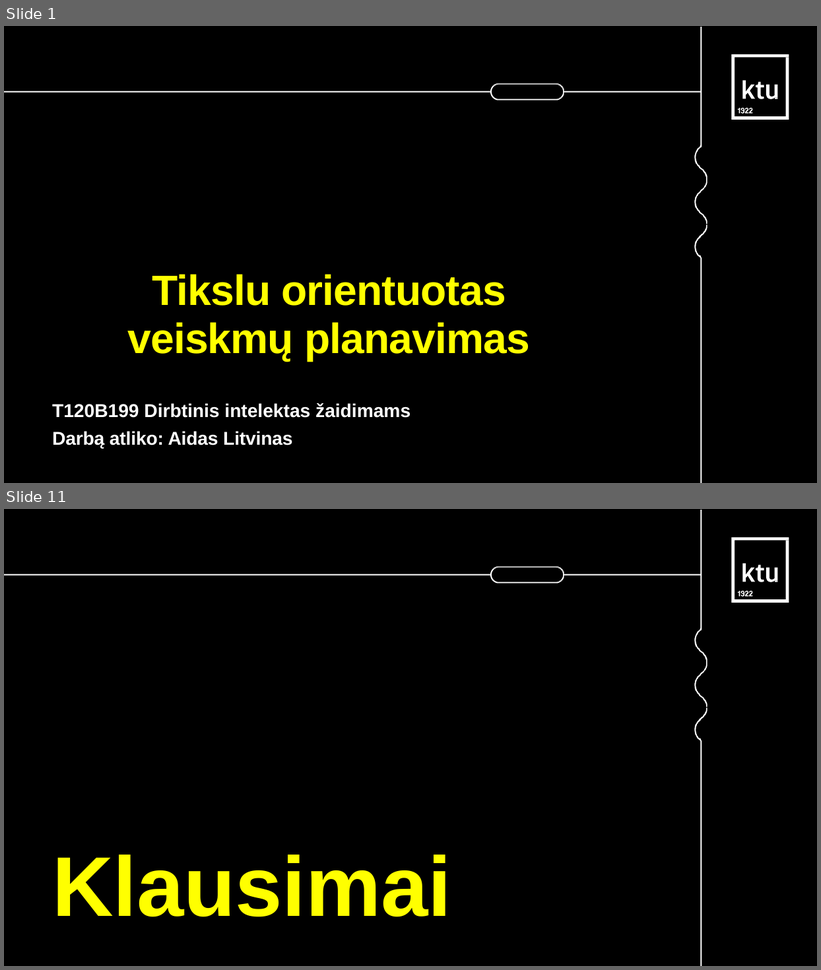
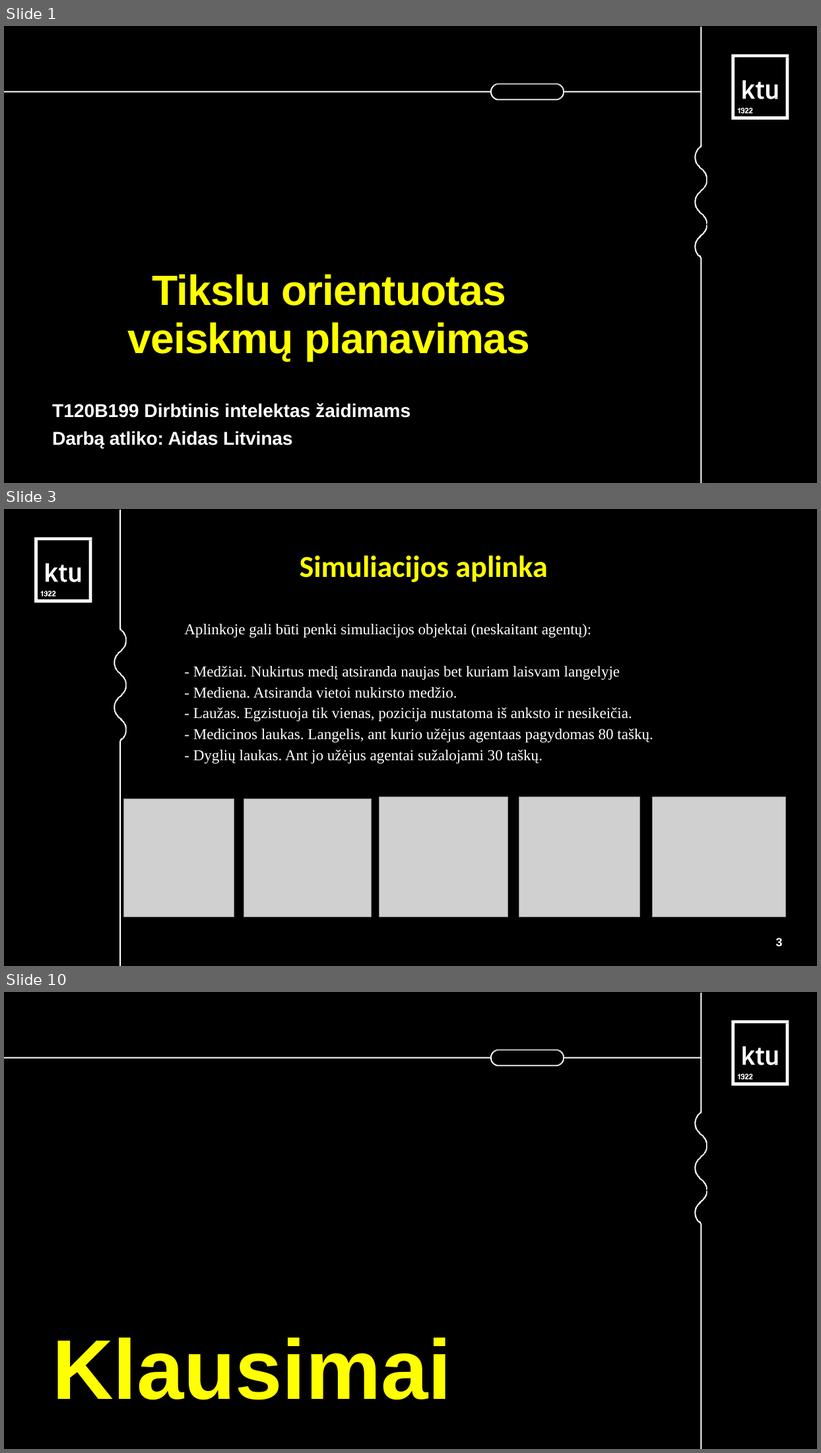
Before and after one commit to AidasLit/Hex-game-uni, a slide deck: documents/GOAP-AI.odp. Shown one above the other, each under a label of ours: slides 1 and 11 before the commit, slides 1, 3 and 10 after it; the slides between them are not shown. The pictures are 821x970 and 821x1453 pixels, drawn with LibreOffice and Linux fonts; fonts in the diff are those of the drawing; grey boxes stand for pictures. Boxes give left, top, right and bottom in pixels: in the first picture for what was removed or moved away, otherwise in the second. Text is boxed around its words. In the diff, an @@ line names an element or a change of style, - is before the commit and + after.

```diff
--- a/documents/GOAP-AI.odp
+++ b/documents/GOAP-AI.odp
@@ slide 3 added at (4,509,817,966), background #FFFFFF; not listed: 1 template element that a slide beside it also shows @@
@@ freeform shape added at (114,510,127,966), fill #FFFFFF @@
@@ freeform shape added at (34,537,92,602), fill #FFFFFF @@
@@ title added at (300,555,547,582), 36 pt, text #FFFF00, bold @@
+Simuliacijos aplinka
@@ text added at (184,624,653,764), 18 pt, text #FFFFFF @@
+Aplinkoje gali būti penki simuliacijos objektai (neskaitant agentų):
+- Medžiai. Nukirtus medį atsiranda naujas bet kuriam laisvam langelyje
+- Mediena. Atsiranda vietoi nukirsto medžio.
+- Laužas. Egzistuoja tik vienas, pozicija nustatoma iš anksto ir nesikeičia.
+- Medicinos laukas. Langelis, ant kurio užėjus agentaas pagydomas 80 taškų.
+- Dyglių laukas. Ant jo užėjus agentai sužalojami 30 taškų.
@@ picture added at (124,799,234,917) @@
@@ picture added at (244,799,372,917) @@
@@ picture added at (380,797,508,917) @@
@@ picture added at (519,797,640,917) @@
@@ picture added at (652,797,786,917) @@
@@ page number added at (776,938,783,947), 14 pt, text #FFFFFF, bold @@
+3
@@ what was slide 11 is now slide 10 @@
```
Also in this commit, not shown: 7 other slides added, 9 slides removed.
